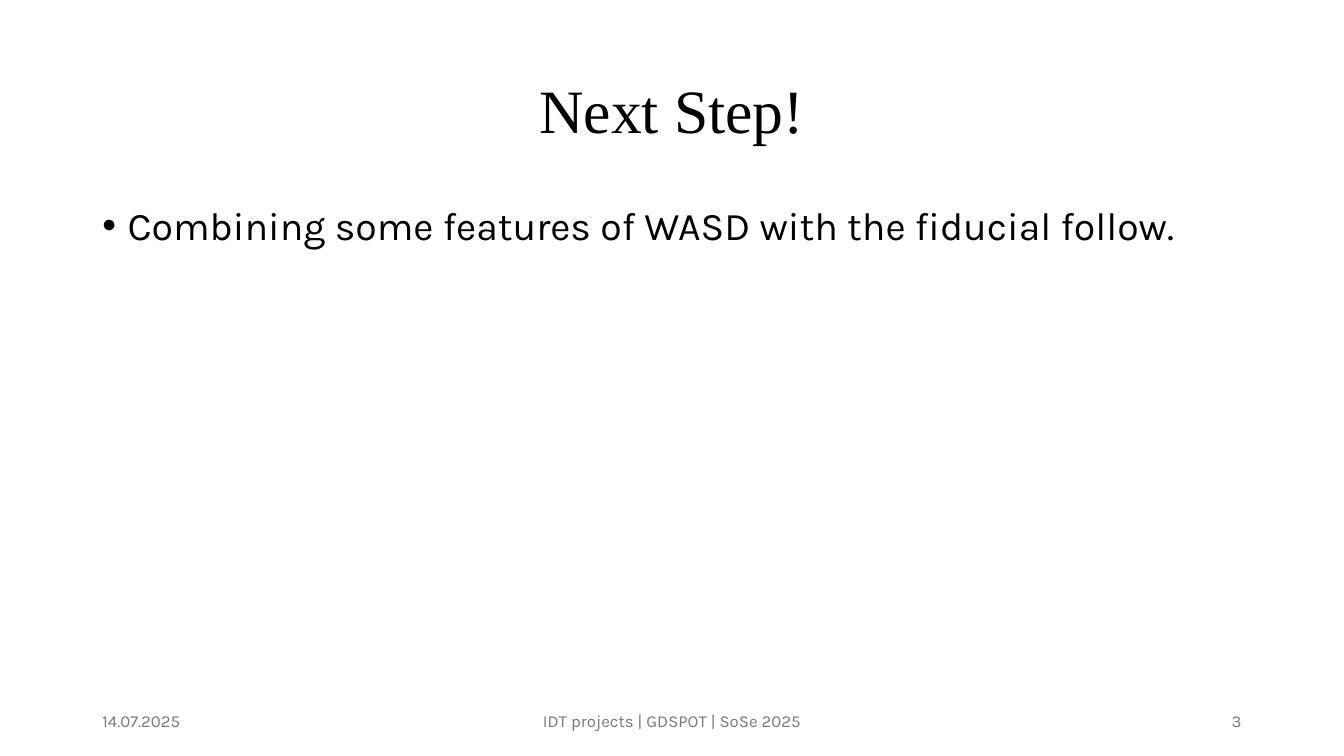
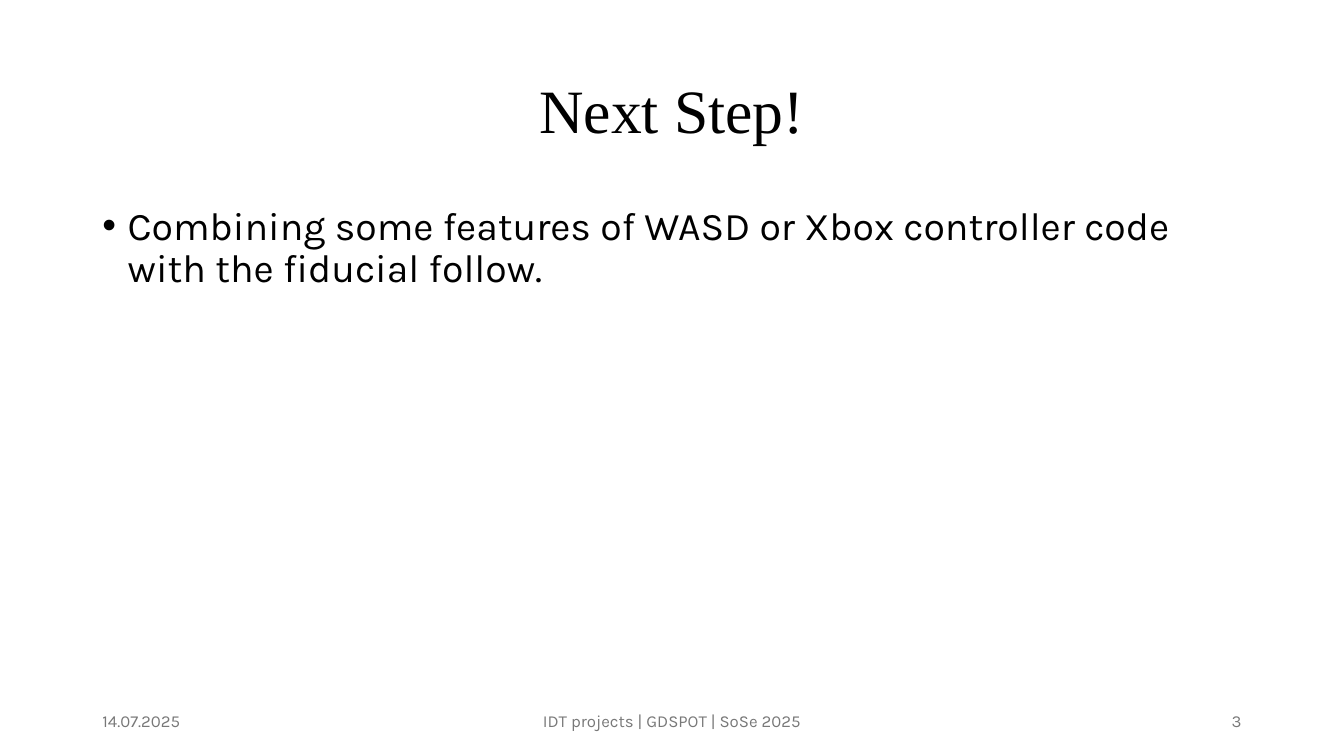
Before and after one commit to abhishekdilippatil/spot-sdk, a slide deck: slide 3 of documentation/presentations/SPOT presentation 04.pptx. Drawn at 1344x756 pixels with LibreOffice and Linux fonts; fonts in the diff are those of the drawing. Boxes give left, top, right and bottom in pixels: in the first picture for what was removed or moved away, otherwise in the second. Text is boxed around its words. In the diff, an @@ line names an element or a change of style, - is before the commit and + after.

Commit message:
ppt 4 updated

```diff
--- a/documentation/presentations/SPOT presentation 04.pptx
+++ b/documentation/presentations/SPOT presentation 04.pptx
@@ text at [128,213,1169,283]: text changed @@
-• Combining some features of WASD with the fiducial follow.
+• Combining some features of WASD or Xbox controller code with the fiducial follow.
```
